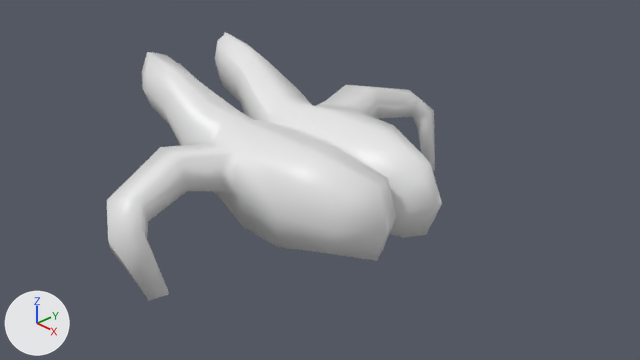
The Blender file Resources/Units/Basic.blend as it was, and as the next commit left it.
Before and after are seen from the file's camera 'Camera'. Every picture has the same lights, and +X, +Y and +Z are marked at lower left.

Before the edit, the objects in view are built like this:
```python
me_cube = bpy.data.meshes.new('Cube')
me_cube.from_pydata(...)  # 138 vertices, 132 faces; spans x -2.83..1.6, y -2.79..0.0, z -0.82..1.13
me_cube.polygons.foreach_set('use_smooth', [True] * 132)
me_cube.materials.append(mat_material)  # white #e7e7e7
ob_cube = bpy.data.objects.new('Cube', me_cube)
ob_cube.location = (0.0, 0.0, 0.0)
_m = ob_cube.modifiers.new('Mirror', 'MIRROR')
_m.use_axis = (False, True, False)
```
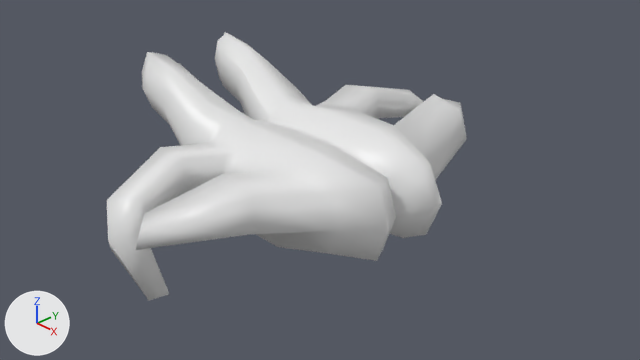
What differs and where, as boxes [x1, y1, x2, y2] in the pictures (640 x 360 px):
'Cube', reshaped (7% wider)
    before: [107, 32, 442, 301]
    after: [107, 32, 467, 301]
part 1 of me_cube, built on
    before: [276, 172, 334, 231]
    after: [136, 94, 467, 250]

What the commit changed:
me_cube is used by ob_cube; location (0.0, 0.0, 0.0).
me_cube had 138 vertices, 132 faces and spanned x -2.83..1.6, y -2.79..0.0, z -0.82..1.13.
me_cube now has 146 vertices, 140 faces and spans x -2.83..1.6, y -2.79..0.0, z -0.82..1.13.
Part 1, on me_cube:
1 face is deleted.
8 vertices are added at x -0.15..0.88, y -2.76..-1.73, z 0.06..0.73.
9 new faces join them.
